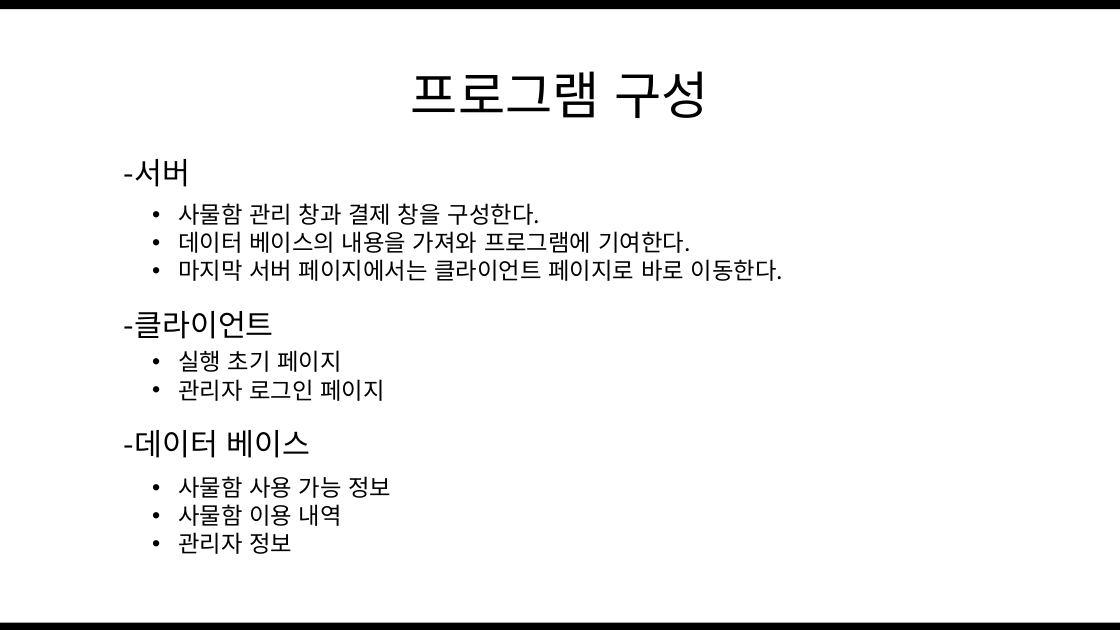
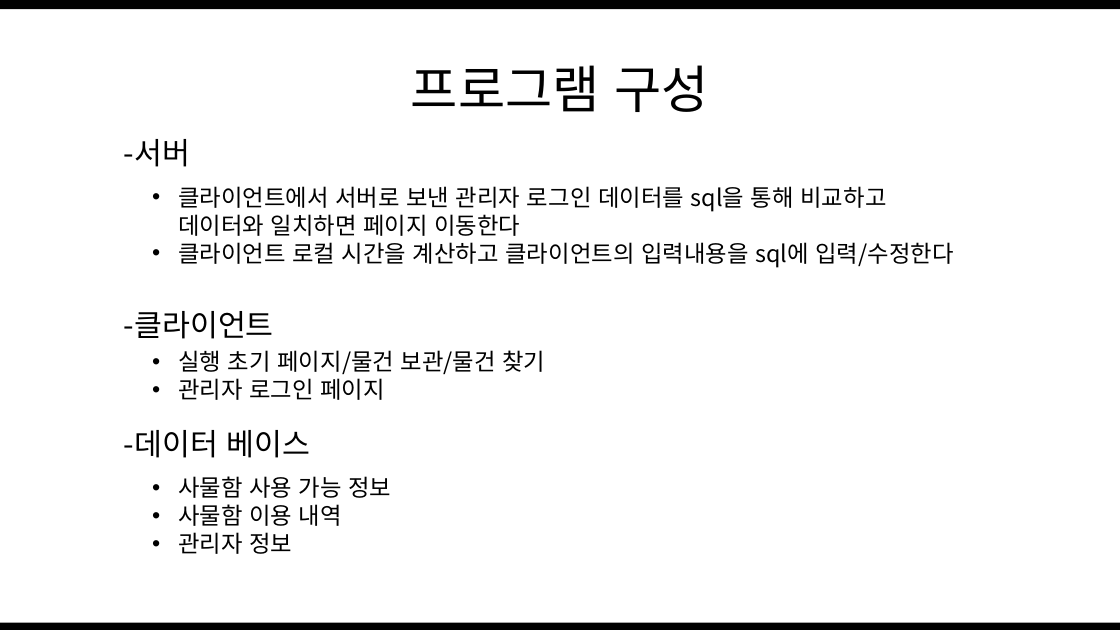
Before and after one commit to 143xx/WebProject, a slide deck: slide 13 of 희정/김부자 전희정.pptx. Drawn at 1120x630 pixels with LibreOffice and Linux fonts; fonts in the diff are those of the drawing. Boxes give left, top, right and bottom in pixels: in the first picture for what was removed or moved away, otherwise in the second. Text is boxed around its words. In the diff, an @@ line names an element or a change of style, - is before the commit and + after.

Commit message:
ppt

```diff
--- a/희정/김부자 전희정.pptx
+++ b/희정/김부자 전희정.pptx
@@ title "프로그램 구성": place and size @@
-title "프로그램 구성" at box(411, 71, 708, 118)
+title "프로그램 구성" at box(411, 65, 708, 112)
@@ text "-서버": place and size @@
-text "-서버" at box(124, 159, 190, 187)
+text "-서버" at box(124, 139, 190, 167)
@@ text at box(178, 186, 953, 268): text changed @@
-• 사물함 관리 창과 결제 창을 구성한다.
-• 데이터 베이스의 내용을 가져와 프로그램에 기여한다.
-• 마지막 서버 페이지에서는 클라이언트 페이지로 바로 이동한다.
+• 클라이언트에서 서버로 보낸 관리자 로그인 데이터를 sql을 통해 비교하고 데이터와 일치하면 페이지 이동한다
+• 클라이언트 로컬 시간을 계산하고 클라이언트의 입력내용을 sql에 입력/수정한다
@@ text at box(178, 350, 545, 374): text changed @@
-• 실행 초기 페이지
+• 실행 초기 페이지/물건 보관/물건 찾기
```
